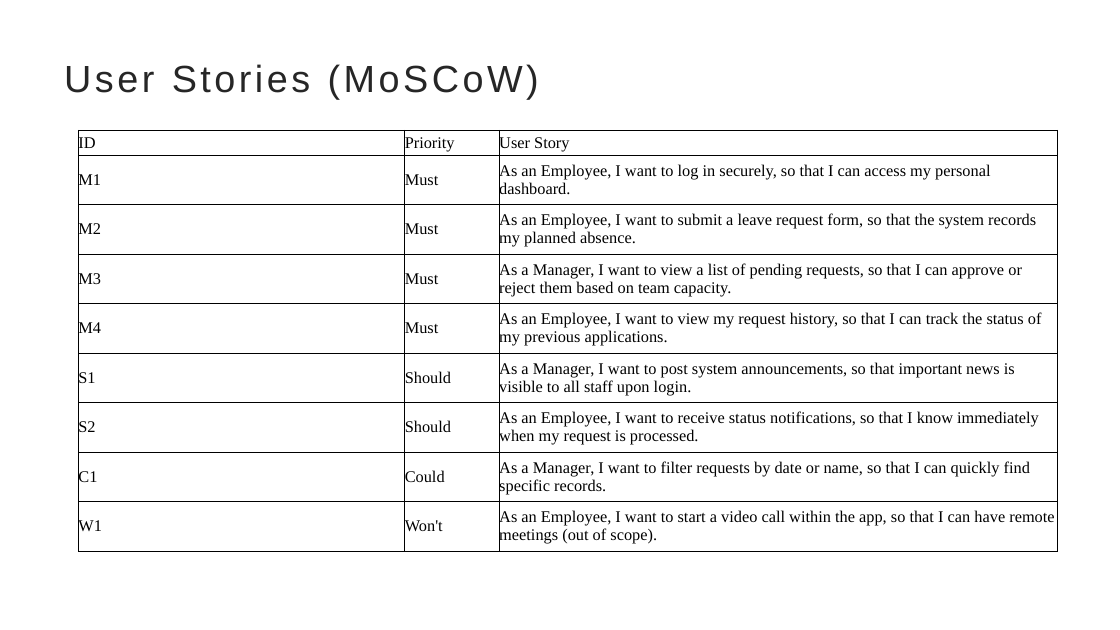
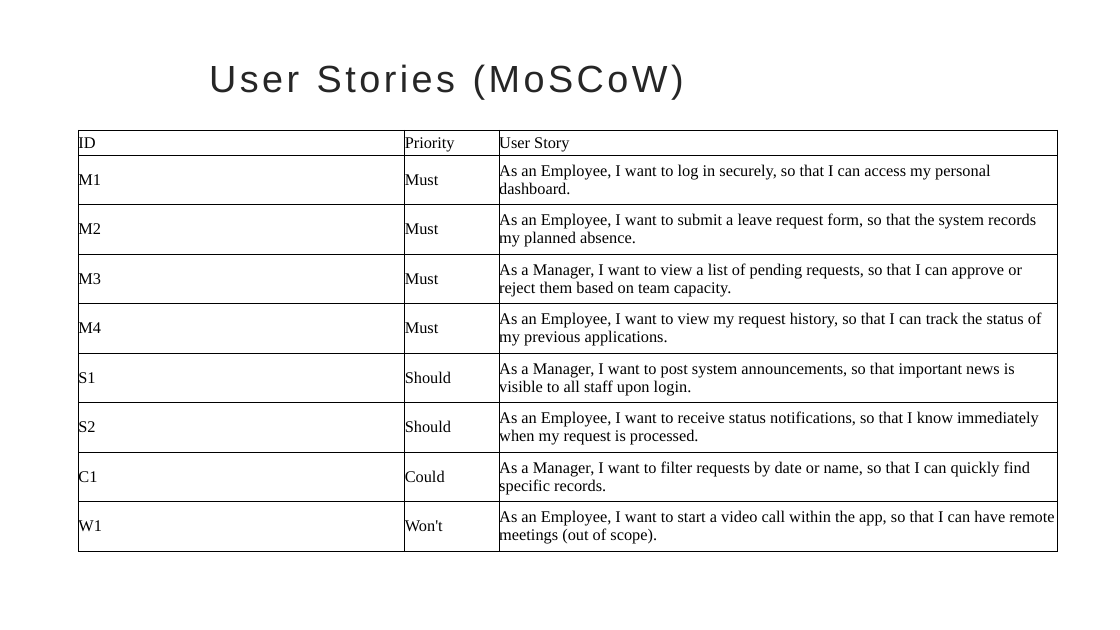
Before and after one commit to Harold-Gu/Enterprise-OA-Management-System, a slide deck: slide 3 of OA System.pptx. Drawn at 1120x630 pixels with LibreOffice and Linux fonts; fonts in the diff are those of the drawing. Boxes give left, top, right and bottom in pixels: in the first picture for what was removed or moved away, otherwise in the second. Text is boxed around its words. In the diff, an @@ line names an element or a change of style, - is before the commit and + after.

```diff
--- a/OA System.pptx
+++ b/OA System.pptx
@@ title "User Stories (MoSCoW)" at bbox=[209, 64, 684, 99]: alignment left to centre @@
```
Also in this commit, not shown: 1 other slide changed, 9 slides added, 1 slide removed.
